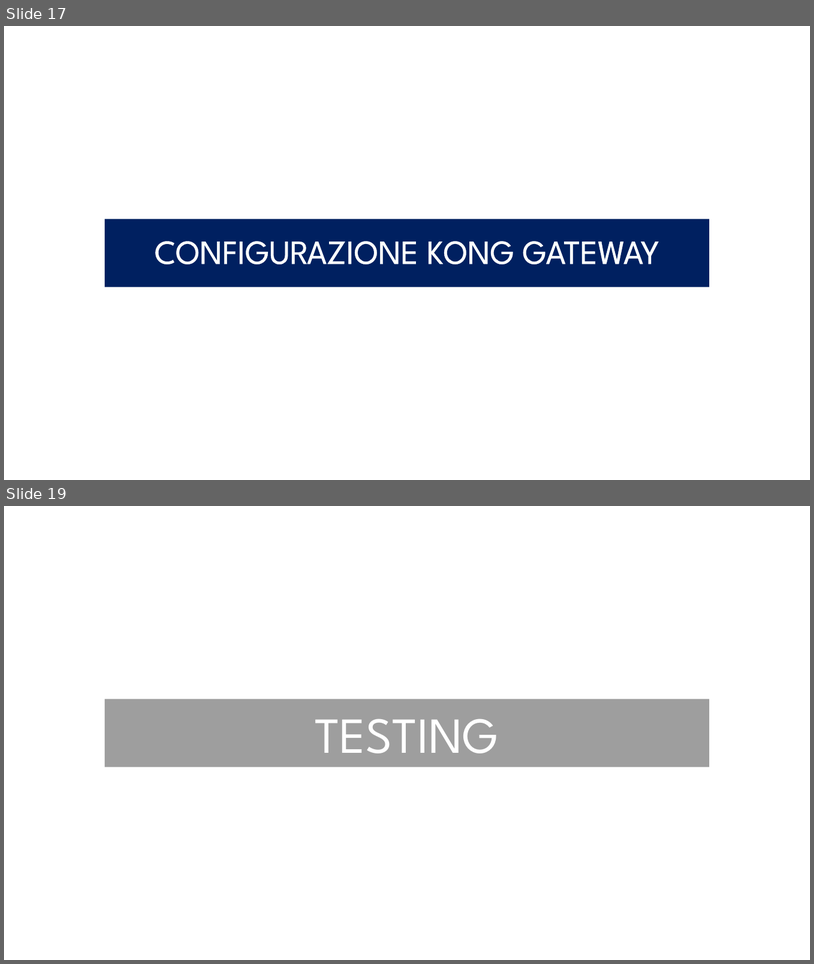
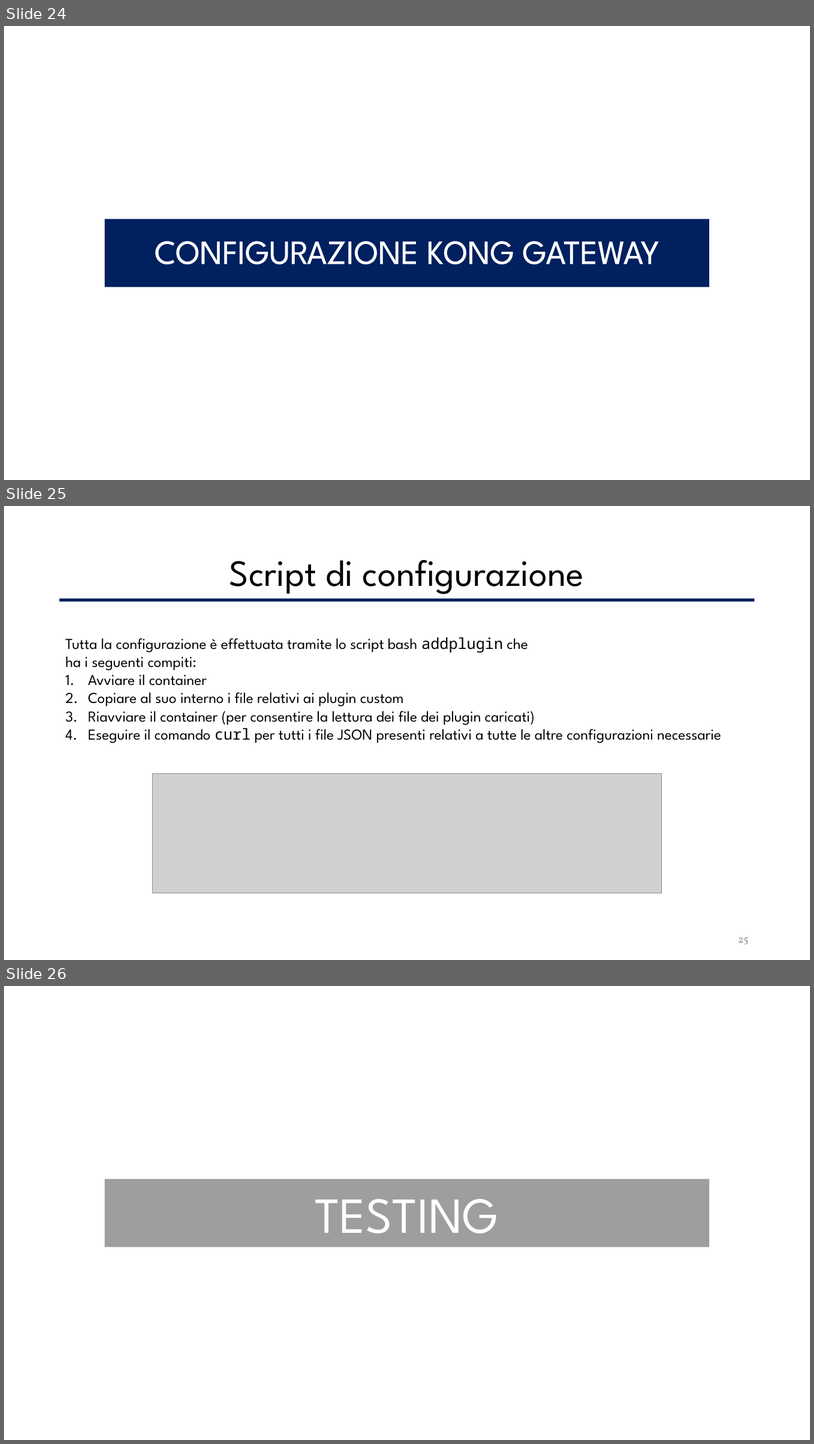
Before and after one commit to valeriodesiati/tesi, a slide deck: Presentazione/Valerio Desiati - Presentazione Discussione.pptx. Shown one above the other, each under a label of ours: slides 17 and 19 before the commit, slides 24, 25 and 26 after it; the slides between them are not shown. The pictures are 814x964 and 814x1444 pixels, drawn with LibreOffice and Linux fonts; fonts in the diff are those of the drawing; grey boxes stand for pictures. Boxes give left, top, right and bottom in pixels: in the first picture for what was removed or moved away, otherwise in the second. Text is boxed around its words. In the diff, an @@ line names an element or a change of style, - is before the commit and + after.

```diff
--- a/Presentazione/Valerio Desiati - Presentazione Discussione.pptx
+++ b/Presentazione/Valerio Desiati - Presentazione Discussione.pptx
@@ slide 25 added at (x1=4, y1=506, x2=810, y2=960), background #FFFFFF @@
@@ title added at (x1=230, y1=560, x2=584, y2=594), 44 pt, text #000000 @@
+Script di configurazione
@@ rectangle added at (x1=59, y1=598, x2=755, y2=601), fill #002060 @@
@@ text added at (x1=65, y1=637, x2=722, y2=743), 18 pt, text #000000 @@
+Tutta la configurazione è effettuata tramite lo script bash addplugin che
+ha i seguenti compiti:
+1. Avviare il container
+2. Copiare al suo interno i file relativi ai plugin custom
+3. Riavviare il container (per consentire la lettura dei file dei plugin caricati)
+4. Eseguire il comando curl per tutti i file JSON presenti relativi a tutte le altre configurazioni necessarie
@@ picture added at (x1=153, y1=774, x2=662, y2=893) @@
@@ page number added at (x1=738, y1=937, x2=749, y2=944), 12 pt, text #8C8C8C @@
+25
@@ what was slide 17 is now slide 24 @@
@@ what was slide 19 is now slide 26 @@
```
Also in this commit, not shown: 2 slides changed, 9 other slides added, 3 slides removed, 2 other files.
